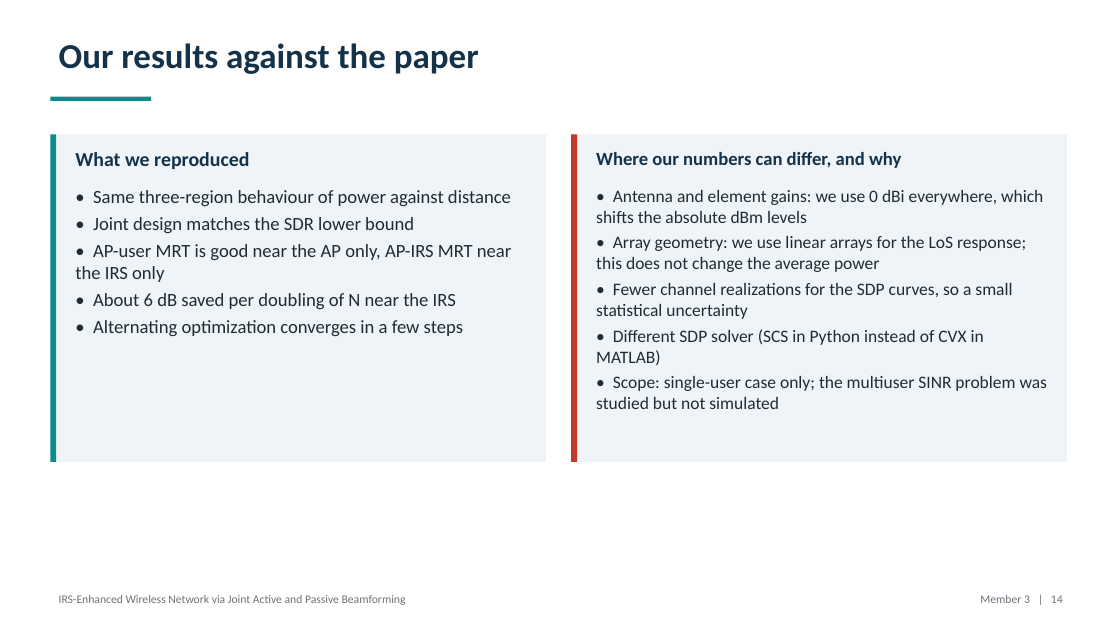
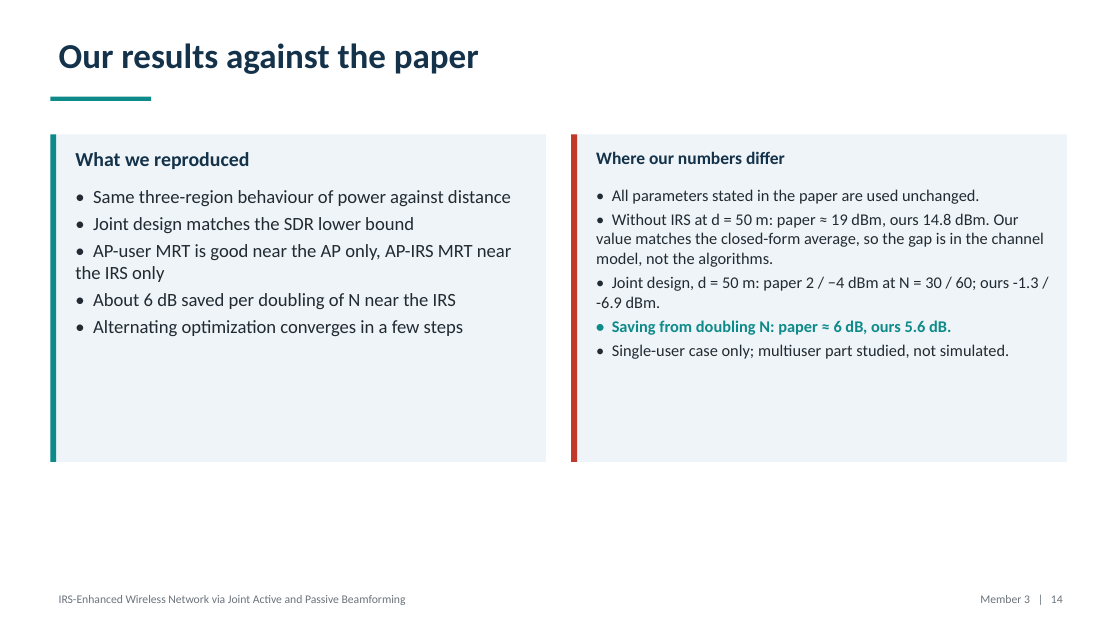
Before and after one commit to SKARAlpha0407/wcom-irs-beamforming, a slide deck: slide 14 of presentation/WCom_Project_Presentation.pptx. Drawn at 1120x630 pixels with LibreOffice and Linux fonts; fonts in the diff are those of the drawing. Boxes give left, top, right and bottom in pixels: in the first picture for what was removed or moved away, otherwise in the second. Text is boxed around its words. In the diff, an @@ line names an element or a change of style, - is before the commit and + after.

```diff
--- a/presentation/WCom_Project_Presentation.pptx
+++ b/presentation/WCom_Project_Presentation.pptx
@@ text at (596,151,785,164): text changed; size 16 to 15 pt @@
-Where our numbers can differ, and why
+Where our numbers differ
@@ text at (596,189,1044,359): text changed; size 15 to 14 pt @@
-• Antenna and element gains: we use 0 dBi everywhere, which shifts the absolute dBm levels
-• Array geometry: we use linear arrays for the LoS response; this does not change the average power
-• Fewer channel realizations for the SDP curves, so a small statistical uncertainty
-• Different SDP solver (SCS in Python instead of CVX in MATLAB)
-• Scope: single-user case only; the multiuser SINR problem was studied but not simulated
+• All parameters stated in the paper are used unchanged.
+• Without IRS at d = 50 m: paper ≈ 19 dBm, ours 14.8 dBm. Our value matches the closed-form average, so the gap is in the channel model, not the algorithms.
+• Joint design, d = 50 m: paper 2 / −4 dBm at N = 30 / 60; ours -1.3 / -6.9 dBm.
+• Saving from doubling N: paper ≈ 6 dB, ours 5.6 dB.
+• Single-user case only; multiuser part studied, not simulated.
```
Also in this commit, not shown: 4 other slides changed, 19 other files.
